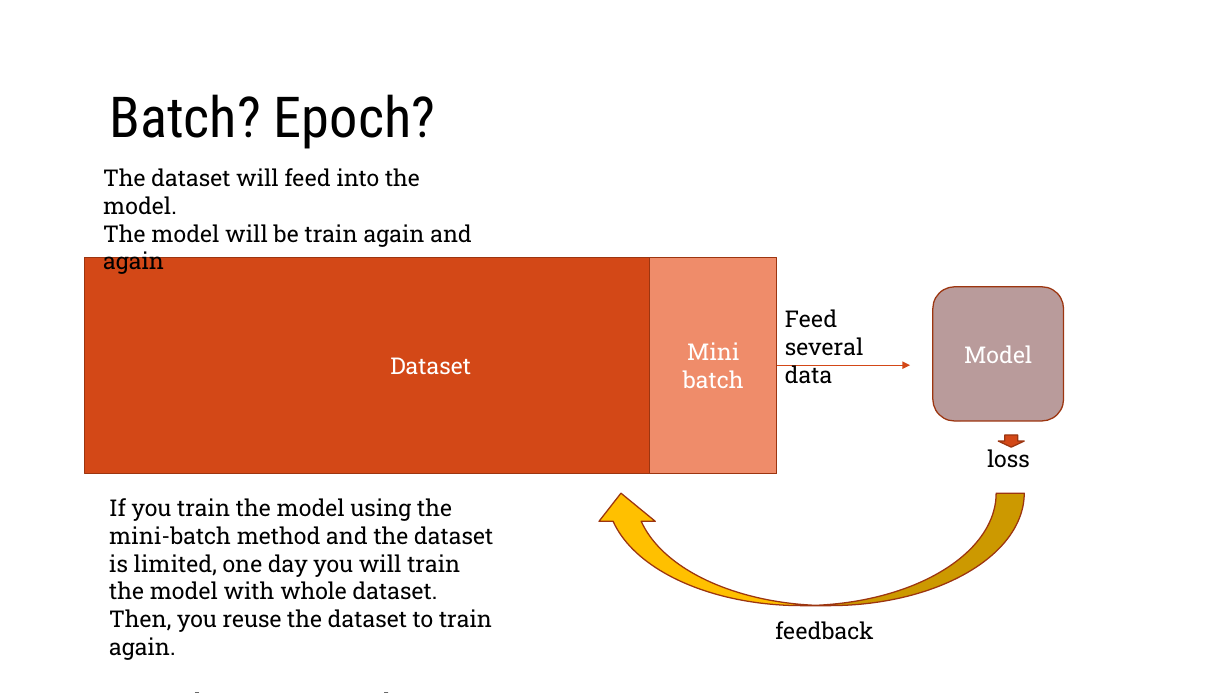
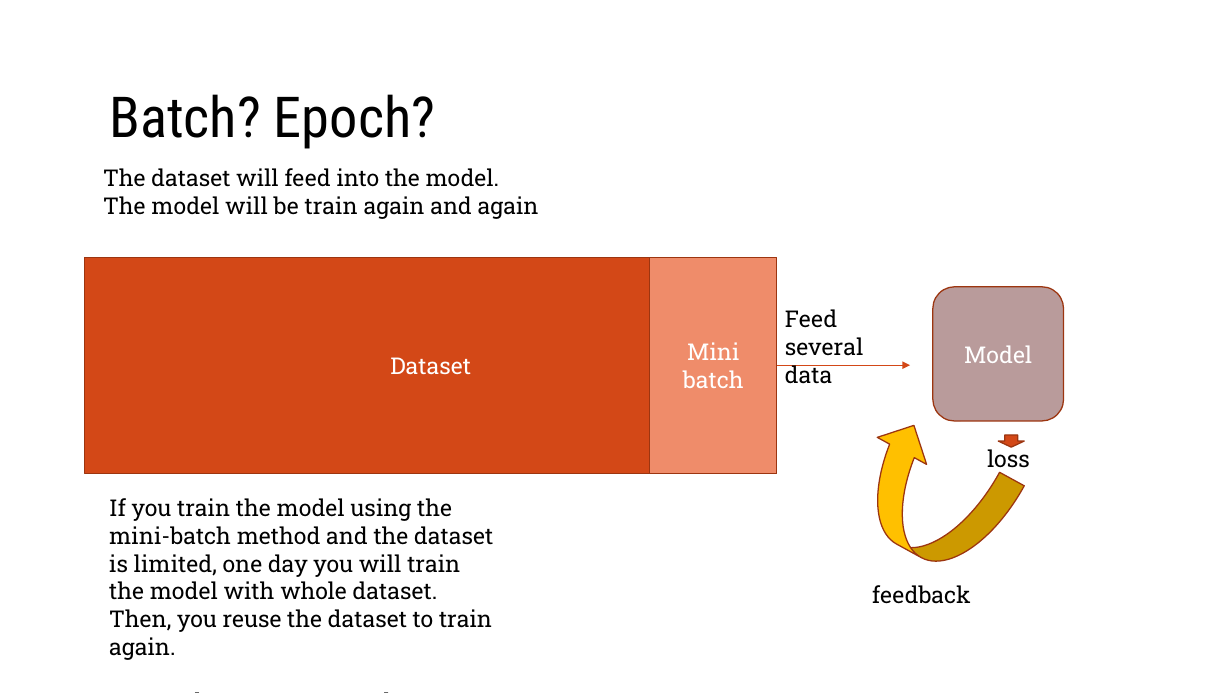
Before and after one commit to markliou/slides_sharing, a slide deck: slide 16 of tutorials/Tensorflow-TBO/TutorialLibsvm.pptx. Drawn at 1232x693 pixels with LibreOffice and Linux fonts; fonts in the diff are those of the drawing; background and template pictures are left out. Boxes give left, top, right and bottom in pixels: in the first picture for what was removed or moved away, otherwise in the second. Text is boxed around its words. In the diff, an @@ line names an element or a change of style, - is before the commit and + after.

Commit message:
RC2

```diff
--- a/tutorials/Tensorflow-TBO/TutorialLibsvm.pptx
+++ b/tutorials/Tensorflow-TBO/TutorialLibsvm.pptx
@@ text "The dataset will feed into ..." rewrapped from box(103, 168, 472, 274) to box(103, 168, 539, 219) @@
@@ curved down arrow at box(835, 412, 1025, 585): rotation 180 to 208 degrees @@
@@ text "feedback": place and size @@
-text "feedback" at box(775, 621, 873, 640)
+text "feedback" at box(872, 585, 970, 604)
```
Also in this commit, not shown: 9 other slides changed.
